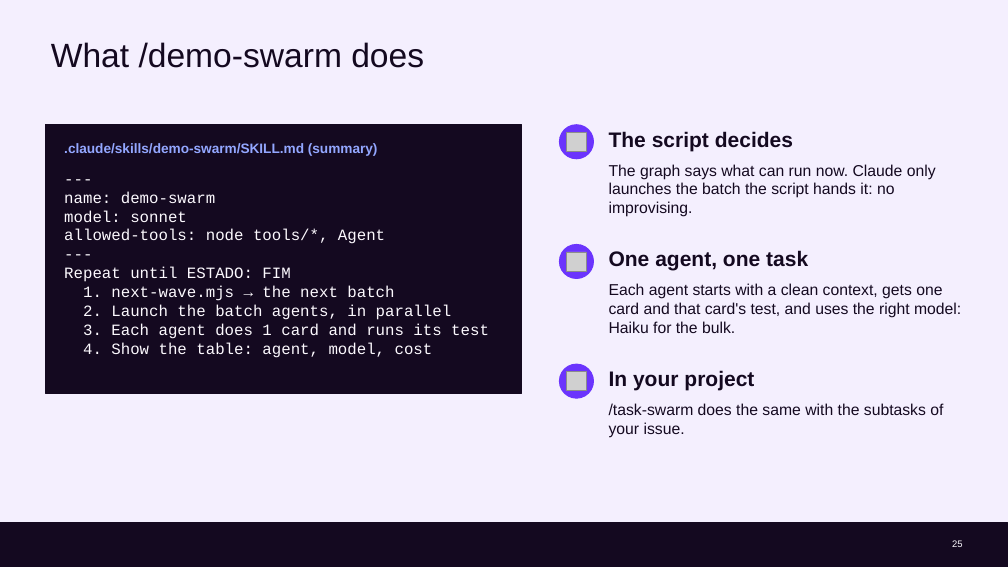
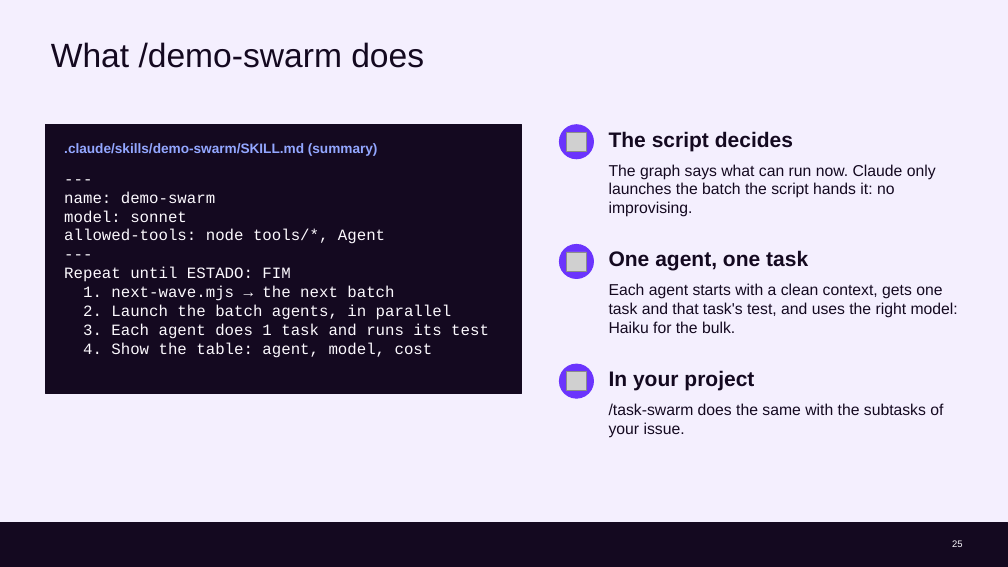
Before and after one commit to cx-guilherme-pinto/workshop-claude, a slide deck: slide 25 of slides/workshop.en.pptx. Drawn at 1008x567 pixels with LibreOffice and Linux fonts; fonts in the diff are those of the drawing; grey boxes stand for pictures; background and template pictures are left out. Boxes give left, top, right and bottom in pixels: in the first picture for what was removed or moved away, otherwise in the second. Text is boxed around its words. In the diff, an @@ line names an element or a change of style, - is before the commit and + after.

```diff
--- a/slides/workshop.en.pptx
+++ b/slides/workshop.en.pptx
@@ text at bbox=[609, 283, 958, 333]: text changed @@
-Each agent starts with a clean context, gets one card and that card's test, and uses the right model: Haiku for the bulk.
+Each agent starts with a clean context, gets one task and that task's test, and uses the right model: Haiku for the bulk.
@@ text at bbox=[83, 323, 489, 339]: text changed @@
-3. Each agent does 1 card and runs its test
+3. Each agent does 1 task and runs its test
```
Also in this commit, not shown: 11 other slides changed, 9 other files.
